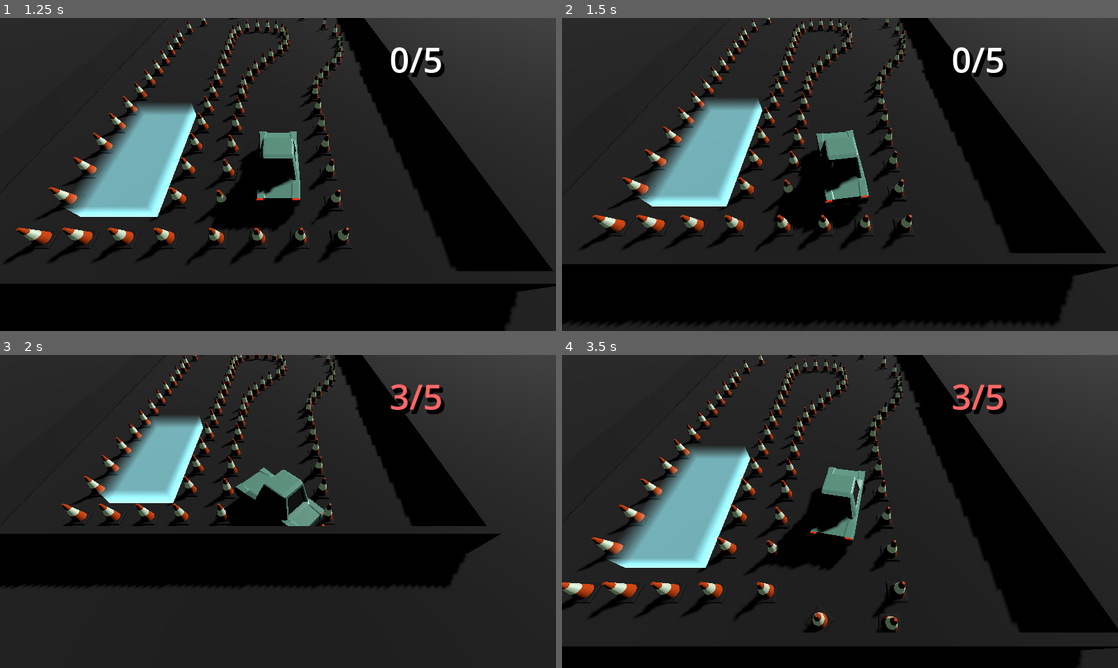
Above: before the commit, frames 1-4 (two rows, left to right).
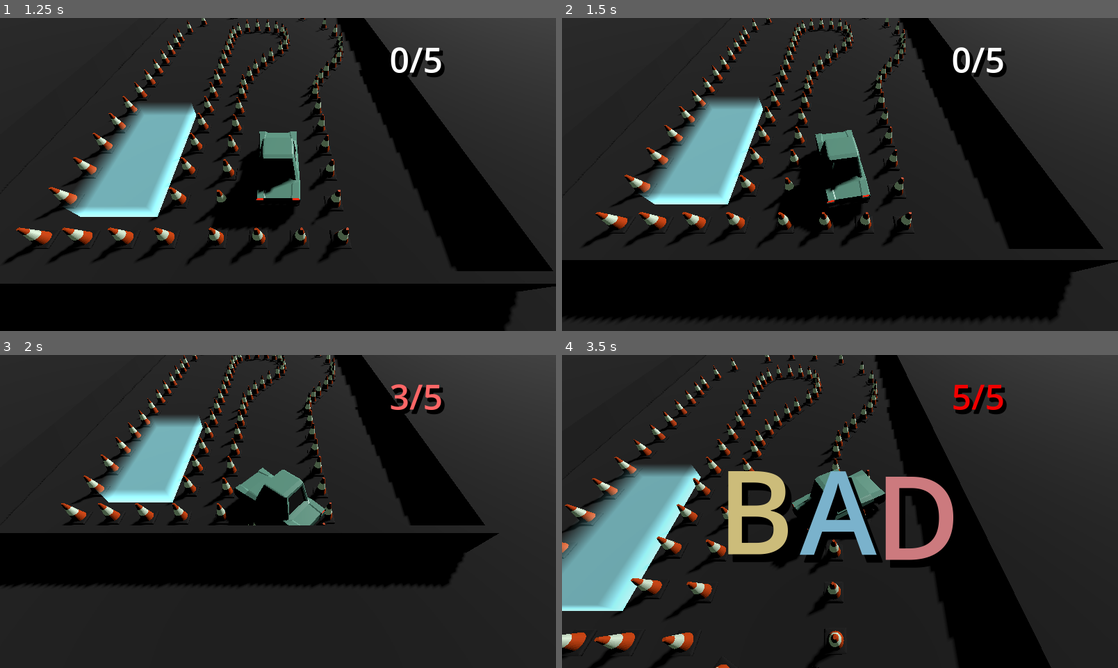
Above: after the commit, the same moments.

Repository: TomMurray/ValetV2
Game: Godot game, scene res://scenes/levels/test.tscn
The game is run twice, just before and just after one commit, with the same random seed, the same clock (stepped at 60 frames per second) and the same inputs.
Inputs:
- Up to frame 1 (1.25 s): hold Right (steer_right) from 0.53 s (still down)
- Up to frame 2 (1.5 s): tap Enter at 1.25 s; release Right (steer_right) at 1.28 s; hold Down (brake_reverse) from 1.28 s (still down)
- Up to frame 3 (2 s): keep holding Down (brake_reverse)
- Up to frame 4 (3.5 s): release Down (brake_reverse) at 2.03 s; hold Right (steer_right) 2.03-2.78 s; tap Space at 2.75 s; hold Up (accelerate) from 2.78 s (still down)

Frame 1 is identical in both runs. In frame 2, 6.3% of the frame differs, in the area x 0-100%, y 0-99%; in frame 3, 1.8%; in frame 4, 45%, in the area x 0-100%, y 0-100%.

Commit message:
Fix weird drag effect when turning the car

Diff:
--- a/scripts/picocar.gd
+++ b/scripts/picocar.gd
@@ -154,7 +154,7 @@
 		#
 		# Note use of get_rotation_quaternion because basis of the car also
 		# encodes scale, and we want to apply rotation independent of scale.
-		velocity = (basis.get_rotation_quaternion() * Vector3(pos_delta.x, 0, pos_delta.y)) / delta
+		var motion := (basis.get_rotation_quaternion() * Vector3(pos_delta.x, 0, pos_delta.y))
 
 		# The following allows us to react to collisions without impeding the
 		# motion of the vehicle:
@@ -174,7 +174,7 @@
 		const max_retries := 50
 		var retries := 0
 		while true:
-			var result := move_and_collide(velocity * delta, test_only, margin, recovery_as_collision, 6)
+			var result := move_and_collide(motion, test_only, margin, recovery_as_collision, 6)
 			if not result:
 				break
 			var c := result.get_collider(0)
@@ -191,7 +191,7 @@
 				# For now just stop dead - it actually seems reasonable because the car's tyres should
 				# stop it from sliding left/right very much - maybe we can allow a bit of slip for
 				# when the car is mostly parallel with a wall for instance
-				velocity = Vector3.ZERO
+				motion = Vector3.ZERO
 
 			# Check if the node we're colliding with has an ObstacleComponent and notify it if so
 			var oc := Utils.get_child_of_type(c, ObstacleComponent) as ObstacleComponent
@@ -199,7 +199,7 @@
 				oc.hit(Hit.new(self, result.get_normal(0), result.get_depth()))
 
 			prev_pos = position
-			result = move_and_collide(velocity * delta, test_only, margin, recovery_as_collision, 6)
+			result = move_and_collide(motion, test_only, margin, recovery_as_collision, 6)
 			retries += 1
 			if retries >= max_retries or not result or result.get_collision_count() == 0:
 				break
@@ -209,6 +209,14 @@
 		for n in ignored_nodes:
 			remove_collision_exception_with(n)
 
+		# Setup velocity for the next frame, rather than directly using the velocity applied
+		# to move the car this frame because otherwise we lose velocity when turning the car
+		# due to the approximation higher up which feels bad man.
+		if motion != Vector3.ZERO:
+			velocity = basis.get_rotation_quaternion() * (Vector3.BACK * forward_velocity)
+		else:
+			velocity = Vector3.ZERO
+
 	pass
 
 # Called every frame. 'delta' is the elapsed time since the previous frame.
